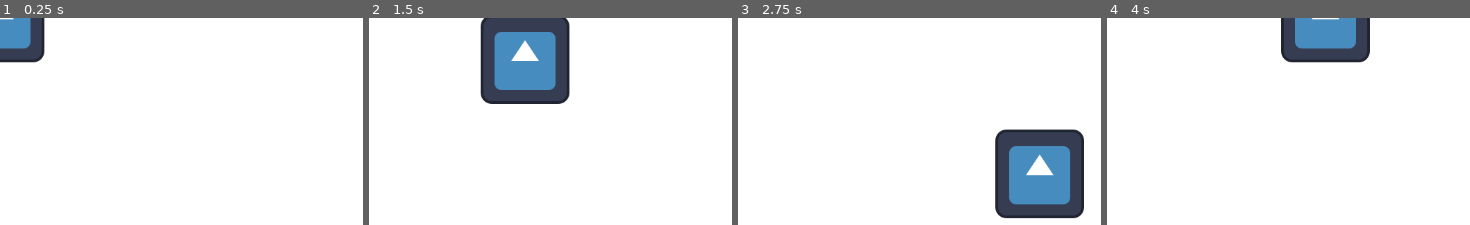
Above: before the commit, frames 1-4 (left to right).
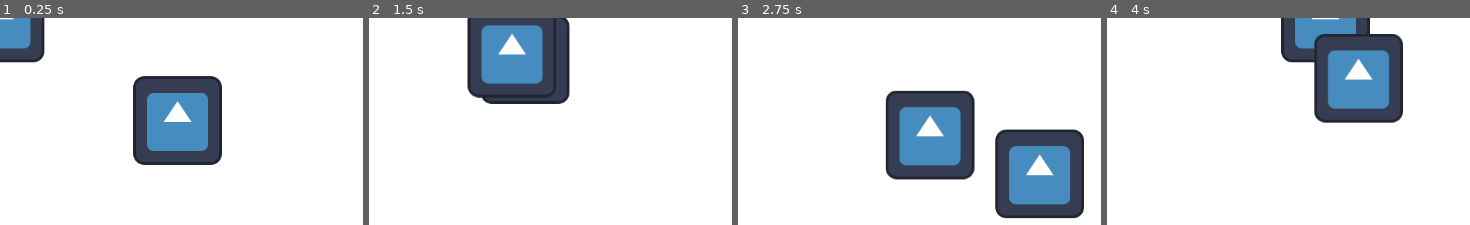
Above: after the commit, the same moments.

Repository: zwack32/crypt_of_the_silver_phoenix
Game: Godot game, scene res://test_world.tscn
The game is run twice, just before and just after one commit, with the same random seed, the same clock (stepped at 60 frames per second) and the same inputs. The engine's default icon, where the game draws it, is replaced by a stand-in: a white triangle on a blue panel in a dark square.
Inputs:
- Up to frame 1 (0.25 s): no input
- Up to frame 2 (1.5 s): hold Right (ui_right) 0.53-1.28 s; hold Down (ui_down) from 1.28 s (still down)
- Up to frame 3 (2.75 s): release Down (ui_down) at 2.03 s; hold Right (ui_right) from 2.03 s (still down)
- Up to frame 4 (4 s): release Right (ui_right) at 2.78 s; hold Up (ui_up) 2.78-3.53 s; hold Left (ui_left) from 3.53 s (still down)

The runs differ from the first frame. In frame 1, 10% of the frame differs, in the area x 36-62%, y 28-72%; in frame 2, 5.6%; in frame 3, 10%, in the area x 40-66%, y 34-79%; in frame 4, 9.6%.

Commit message:
Basic enemy movement

Diff:
--- /dev/null
+++ b/Enemy.gd
@@ -0,0 +1,12 @@
+extends Area2D
+class_name Enemy
+
+@export var player: Area2D
+@export var speed: float = 2.0
+
+func _ready():
+	pass
+
+func _process(delta):
+	var direction = (player.global_position - global_position).normalized()
+	position += direction * speed
--- /dev/null
+++ b/enemy.tscn
@@ -0,0 +1,17 @@
+[gd_scene load_steps=4 format=3 uid="uid://cw0sfcwrtmjxx"]
+
+[ext_resource type="Script" path="res://Enemy.gd" id="1_51ycr"]
+[ext_resource type="Texture2D" uid="uid://qcyp21s52d5" path="res://icon.svg" id="1_kjqbx"]
+
+[sub_resource type="RectangleShape2D" id="RectangleShape2D_k3680"]
+size = Vector2(127, 127)
+
+[node name="Enemy" type="Area2D"]
+script = ExtResource("1_51ycr")
+
+[node name="CollisionShape2D" type="CollisionShape2D" parent="."]
+position = Vector2(0.5, -0.5)
+shape = SubResource("RectangleShape2D_k3680")
+
+[node name="Sprite2D" type="Sprite2D" parent="."]
+texture = ExtResource("1_kjqbx")
--- a/test_world.tscn
+++ b/test_world.tscn
@@ -1,6 +1,7 @@
-[gd_scene load_steps=2 format=3 uid="uid://dhy7e2fcung4f"]
+[gd_scene load_steps=3 format=3 uid="uid://dhy7e2fcung4f"]
 
 [ext_resource type="PackedScene" uid="uid://u0hfdydssq7m" path="res://player.tscn" id="1_titjy"]
+[ext_resource type="PackedScene" uid="uid://cw0sfcwrtmjxx" path="res://enemy.tscn" id="2_6imu3"]
 
 [node name="TestWorld" type="Node2D"]
 
@@ -9,3 +10,7 @@
 offset_bottom = 670.0
 
 [node name="Player" parent="." instance=ExtResource("1_titjy")]
+
+[node name="Enemy" parent="." node_paths=PackedStringArray("player") instance=ExtResource("2_6imu3")]
+position = Vector2(282, 163)
+player = NodePath("../Player")
